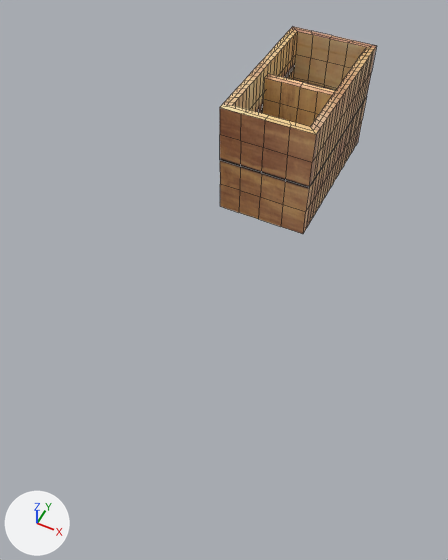
The FBX model Assets/Models/Greenhouse/Garden Beds/Garden Bed 2.fbx as it was, and as the next commit left it.
Camera for both pictures: a 50 mm lens placed at (0.89, -3.68, 1.85), pointed at (0.09, -2.08, -0.16). The lights are fixed; the arrows at lower left show +X, +Y and +Z. Mesh edges are drawn as thin lines. Where no turn or scale is listed for an object, it has been applied to the vertices.

Objects in the first picture: 'pasted__pCube5', 'pasted__pasted__pCube6'.
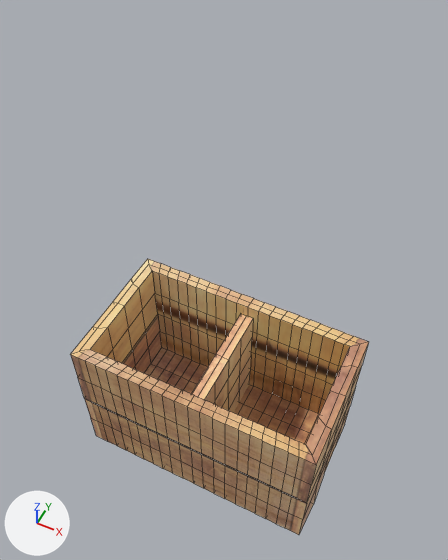
ob_pasted__group11 is not drawn itself; it is the parent of ob_pasted__pasted__pcube6.

Changed parts and their boxes [x1, y1, x2, y2] in the pictures (448 x 560 px):
'pasted__pasted__pCube5', added (brown)
    after: [70, 259, 369, 535]
'pasted__pCube5', deleted (brown)
    before: [220, 27, 376, 234]
'pasted__pasted__pCube6', moved, rescaled
    before: [263, 74, 335, 127]
    after: [191, 314, 253, 413]

The edits, one by one:
Mesh me_mesh_001_1 is new.
It has 642 vertices, 640 faces and spans x -0.403..0.411, y -0.232..0.227, z -0.262..0.262.
It uses material mat_pasted__garden_box_wood2 (picture img_gardenbedtexture_png).
In object 'pasted__pasted__pCube6' (ob_pasted__pasted__pcube6), parent goes from ob_pasted__group11 to ob_pasted__group7.
Object 'pasted__pasted__pCube6' (ob_pasted__pasted__pcube6) moves from (2.451, 0.0, 46.39) to (0.0, -2.414, -13.11).
Object 'pasted__pasted__pCube6' (ob_pasted__pasted__pcube6) is rescaled from (4.56, 47.5, 37.2) to (4.56, 42.6, 37.2).
Object 'pasted__pCube5' (ob_pasted__pcube5) is deleted.
In object 'pasted__group11' (ob_pasted__group11), parent goes from ob_group13 to ob_group14.
Object 'group14' (ob_group14) is new.
Its location is (0.0, -2.672, 0.0).
Its rotation in degrees is (90, 0, 0).
Its scale is (0.01, 0.01, 0.01).
Object 'pasted__group7' (ob_pasted__group7) is new.
Its parent is ob_group14.
Its location is (38.0, 2.414, 12.86).
Object 'pasted__pasted__pCube5' (ob_pasted__pasted__pcube5) is new; it shows me_mesh_001_1.
Its location is (0.376, -2.67, 0.0).
